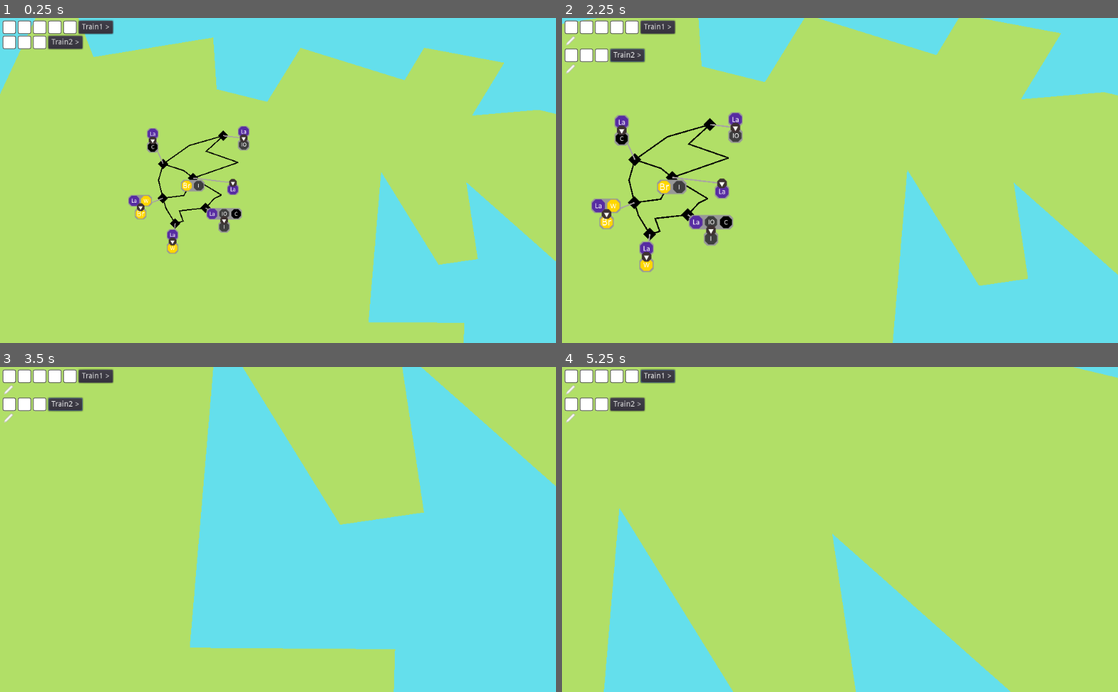
Above: before the commit, frames 1-4 (two rows, left to right).
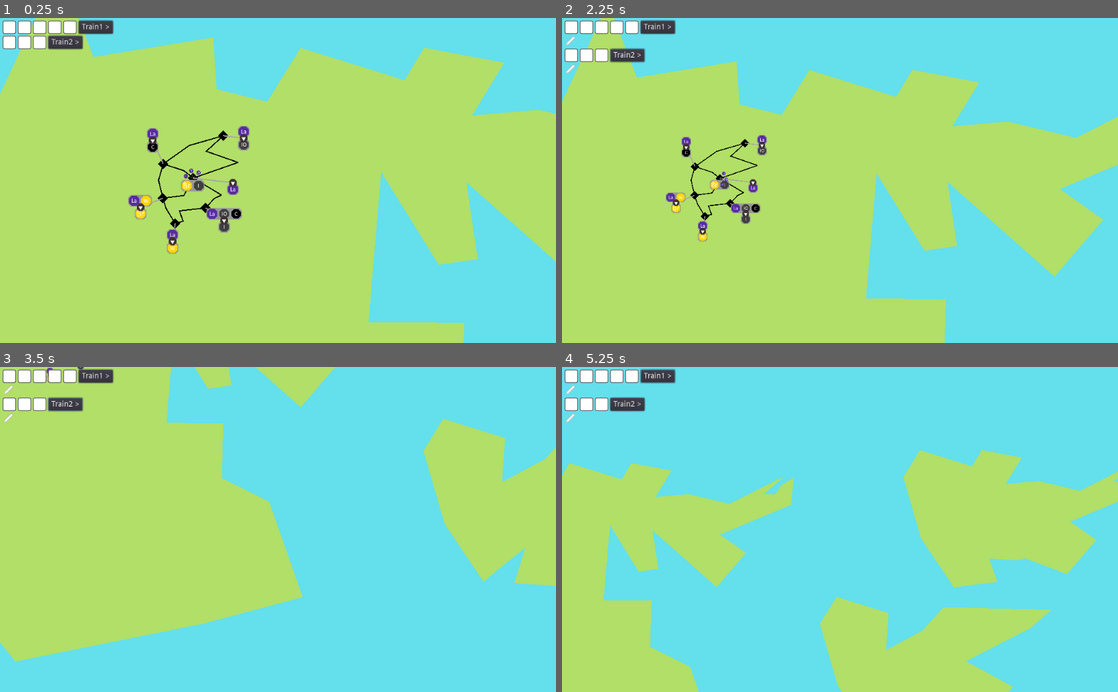
Above: after the commit, the same moments.

Repository: LeBoku/supply-chained
Game: Godot game, scene res://Game.tscn
The game is run twice, just before and just after one commit, with the same random seed, the same clock (stepped at 60 frames per second) and the same inputs.
Inputs (mouse positions are in pixels of both pictures, inside the frame that each line leads up to):
- Up to frame 1 (0.25 s): no input
- Up to frame 2 (2.25 s): click "Train1 >" at 0.5 s; click "Train2 >" at 1.25 s; tap Enter at 2 s; move the mouse to (962, 164) at 2.02 s; hold Right (ui_right) from 2.03 s (still down); hold F (camera_zoom_in, bound only after the commit) from 2.03 s (still down); click (962, 164) at 2.17 s
- Up to frame 3 (3.5 s): move the mouse to (166, 545) at 2.77 s; release Right (ui_right) at 2.78 s; release F (camera_zoom_in, bound only after the commit) at 2.78 s; hold Down (ui_down) from 2.78 s (still down); tap R (camera_zoom_in, bound only before the commit) at 2.85 s
- Up to frame 4 (5.25 s): move the mouse to (895, 458) at 3.52 s; release Down (ui_down) at 3.53 s; hold Right (ui_right) 3.53-4.28 s; hold F (camera_zoom_in, bound only after the commit) 3.53-4.28 s; move the mouse to (812, 594) at 4.27 s; hold Up (ui_up) 4.28-5.03 s; tap R (camera_zoom_in, bound only before the commit) at 4.35 s; click (812, 594) at 4.42 s; move the mouse to (1006, 578) at 5.02 s; hold Left (ui_left) from 5.03 s (still down); hold F (camera_zoom_in, bound only after the commit) from 5.03 s (still down)

The runs differ from the first frame. In frame 1, less than 0.1% of the frame differs, in the area x 33-37%, y 46-50%; in frame 2, 27%; in frame 3, 40%; in frame 4, 70%, in the area x 0-100%, y 0-100%.

Commit message:
implemented fancy storage display

Diff:
--- a/supply-chained/Game.tscn
+++ b/supply-chained/Game.tscn
@@ -71,6 +71,7 @@
 [node name="Town" parent="Map" instance=ExtResource( 2 )]
 position = Vector2( 121.96, 197.748 )
 wants = PoolStringArray( "bread", "iron" )
+initial_storage = PoolStringArray( "labor", "labor", "labor", "", "", "" )
 
 [node name="Labor" parent="Map/Town" instance=ExtResource( 8 )]
 position = Vector2( 36.5133, 4.39181 )
--- a/supply-chained/project.godot
+++ b/supply-chained/project.godot
@@ -102,12 +102,12 @@
 }
 camera_zoom_in={
 "deadzone": 0.5,
-"events": [ Object(InputEventKey,"resource_local_to_scene":false,"resource_name":"","device":0,"alt":false,"shift":false,"control":false,"meta":false,"command":false,"pressed":false,"scancode":82,"unicode":0,"echo":false,"script":null)
+"events": [ Object(InputEventKey,"resource_local_to_scene":false,"resource_name":"","device":0,"alt":false,"shift":false,"control":false,"meta":false,"command":false,"pressed":false,"scancode":70,"unicode":0,"echo":false,"script":null)
  ]
 }
 camera_zoom_out={
 "deadzone": 0.5,
-"events": [ Object(InputEventKey,"resource_local_to_scene":false,"resource_name":"","device":0,"alt":false,"shift":false,"control":false,"meta":false,"command":false,"pressed":false,"scancode":70,"unicode":0,"echo":false,"script":null)
+"events": [ Object(InputEventKey,"resource_local_to_scene":false,"resource_name":"","device":0,"alt":false,"shift":false,"control":false,"meta":false,"command":false,"pressed":false,"scancode":82,"unicode":0,"echo":false,"script":null)
  ]
 }
 
--- a/supply-chained/station/Station.gd
+++ b/supply-chained/station/Station.gd
@@ -3,6 +3,7 @@
 
 const Util = preload("res://util/Util.gd")
 export var wants = PoolStringArray()
+export var initial_storage = PoolStringArray(["", "", "", ""])
 
 var out_connections = []
 
@@ -10,6 +11,7 @@
 
 func _ready():
 	$Wants.initialize_cargo(wants)
+	$Storage.initialize(initial_storage)
 
 	for production in Util.get_children_with_group(self, "Production"):
 		wants.append_array(production.requires)
--- a/supply-chained/station/Station.tscn
+++ b/supply-chained/station/Station.tscn
@@ -1,8 +1,10 @@
-[gd_scene load_steps=4 format=2]
+[gd_scene load_steps=6 format=2]
 
 [ext_resource path="res://station/Station.gd" type="Script" id=1]
 [ext_resource path="res://img/resource.png" type="Texture" id=2]
 [ext_resource path="res://cargo/cargo-list/CargoList.tscn" type="PackedScene" id=3]
+[ext_resource path="res://station/Storage.gd" type="Script" id=4]
+[ext_resource path="res://cargo/icons/placeholder.png" type="Texture" id=5]
 
 [node name="Station" type="Position2D" groups=[
 "Station",
@@ -18,4 +20,18 @@
 [node name="Wants" parent="." instance=ExtResource( 3 )]
 visible = false
 
+[node name="Storage" type="Node2D" parent="."]
+script = ExtResource( 4 )
+
+[node name="Template" type="Line2D" parent="Storage"]
+scale = Vector2( 0.1, 0.1 )
+points = PoolVector2Array( 0, 0, 70, 0 )
+width = 3.0
+default_color = Color( 0.545098, 0.54902, 0.560784, 1 )
+
+[node name="Sprite" type="Sprite" parent="Storage/Template"]
+position = Vector2( 70, 0 )
+scale = Vector2( 0.8, 0.8 )
+texture = ExtResource( 5 )
+
 [connection signal="selected" from="Wants" to="." method="_on_want_selected"]
--- /dev/null
+++ b/supply-chained/station/Storage.gd
@@ -0,0 +1,38 @@
+extends Node2D
+
+var cargo: PoolStringArray
+
+func initialize(initial_storage: PoolStringArray):
+	cargo = initial_storage
+	init_empty_spaces(len(initial_storage))
+	display_cargo()
+
+func _process(delta):
+	for child in get_children():
+		child.rotate(delta)
+		child.get_node("Sprite").rotate(-delta)
+
+func display_cargo():
+	for i in range(len(cargo)):
+		var space = get_child(i)
+		var sprite = space.get_node("Sprite") as Sprite
+		var c = cargo[i]
+
+		space.visible = c != ""
+
+		if space.visible:
+			sprite.texture = $"/root/CargoHelper".get_icon(c)
+
+func init_empty_spaces(count: int):
+	var spacing_angle = 360 / count
+	var current_angle = 0;
+
+	for cargo in range(count):
+		var space = $Template.duplicate()
+		space.rotate(deg2rad(current_angle))
+		add_child(space)
+		move_child(space, 0)
+
+		current_angle += spacing_angle
+
+	$Template.visible = false
